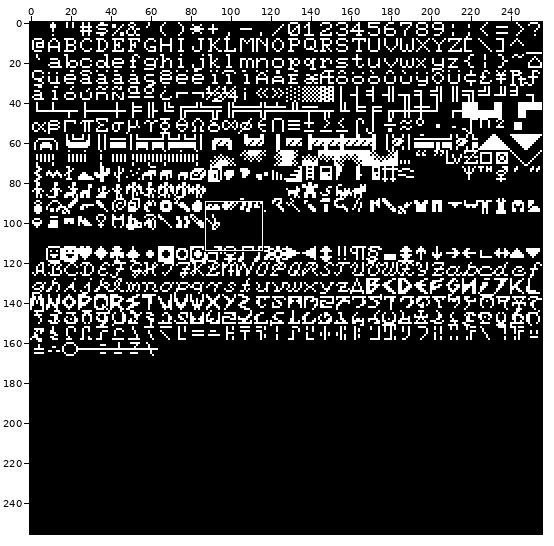
Two versions of one sprite sheet, mix/fonts/8x8-thin.png. Above: a wide view before the commit, with the close-up outlined.
Close-up. Before:
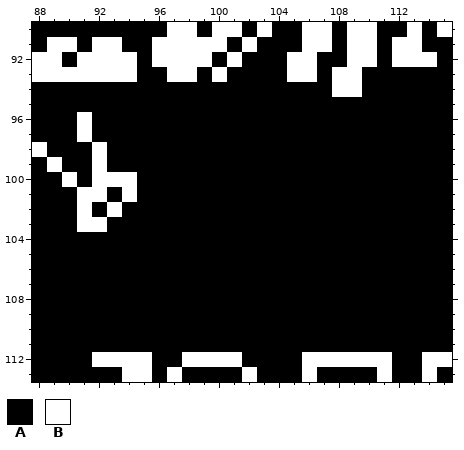
The file is 256x256 pixels. Shown: x 88..115, y 90..113.
Palette (. is transparent): A #000000  B #ffffff
Pixels before, first column x 88:
 90 AAAAAAAAABBABBABAABBABBAABAB
 91 ABBABBAABBBBBABAAABBABBABBAA
 92 BBABBBBABBBBABAAABBAABBABBBA
 93 BBBBBBBAABBABAAAABBABBAAAAAA
 94 AAAAAAAAAAAAAAAAAAAABBAAAAAA
 95 AAAAAAAAAAAAAAAAAAAAAAAAAAAA
 96 AAABAAAAAAAAAAAAAAAAAAAAAAAA
 97 AAABAAAAAAAAAAAAAAAAAAAAAAAA
 98 BAAABAAAAAAAAAAAAAAAAAAAAAAA
 99 ABAABAAAAAAAAAAAAAAAAAAAAAAA
100 AABABBBAAAAAAAAAAAAAAAAAAAAA
101 AAABBABAAAAAAAAAAAAAAAAAAAAA
102 AAABABAAAAAAAAAAAAAAAAAAAAAA
103 AAABBAAAAAAAAAAAAAAAAAAAAAAA
104 AAAAAAAAAAAAAAAAAAAAAAAAAAAA
105 AAAAAAAAAAAAAAAAAAAAAAAAAAAA
106 AAAAAAAAAAAAAAAAAAAAAAAAAAAA
107 AAAAAAAAAAAAAAAAAAAAAAAAAAAA
108 AAAAAAAAAAAAAAAAAAAAAAAAAAAA
109 AAAAAAAAAAAAAAAAAAAAAAAAAAAA
110 AAAAAAAAAAAAAAAAAAAAAAAAAAAA
111 AAAAAAAAAAAAAAAAAAAAAAAAAAAA
112 AAAABBBBAABBBBAAAABBBBBBAABB
113 AAAAAABBABAAAABAAABAAAABAABA
Now the later version:
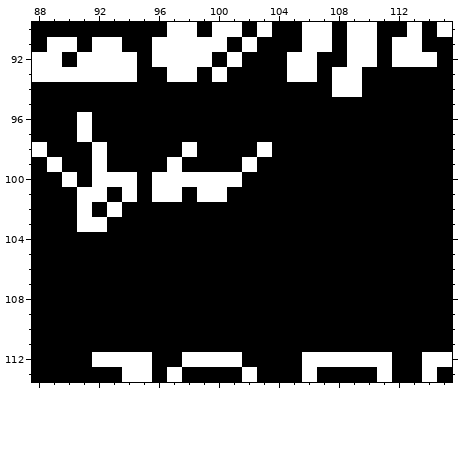
Change:
Colour A becomes colour B in row 98 at x 98 and 103; in row 99 at x 97 and 102; in row 100 at x 96 to 101; in row 101 at x 96 to 97 and 99 to 100.
Pixel boxes of the changes (left, top, right, bottom) in both close-ups:
changed: (152, 142, 272, 202)
